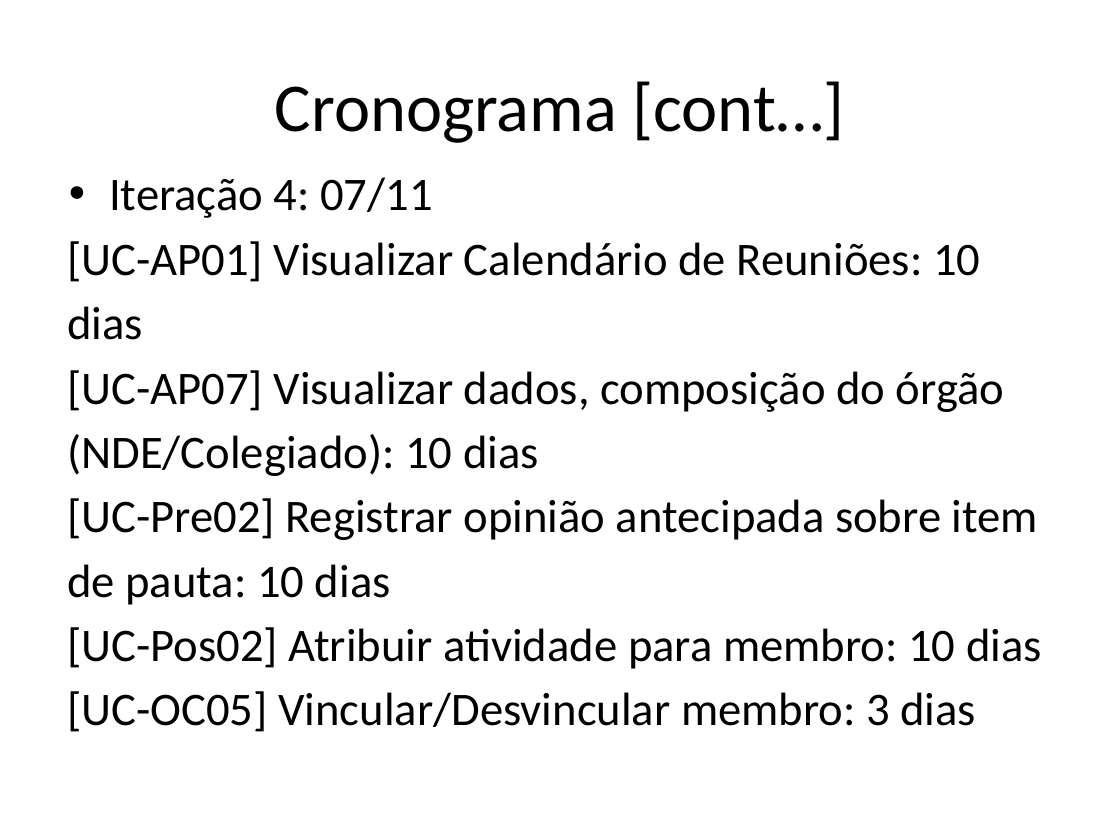
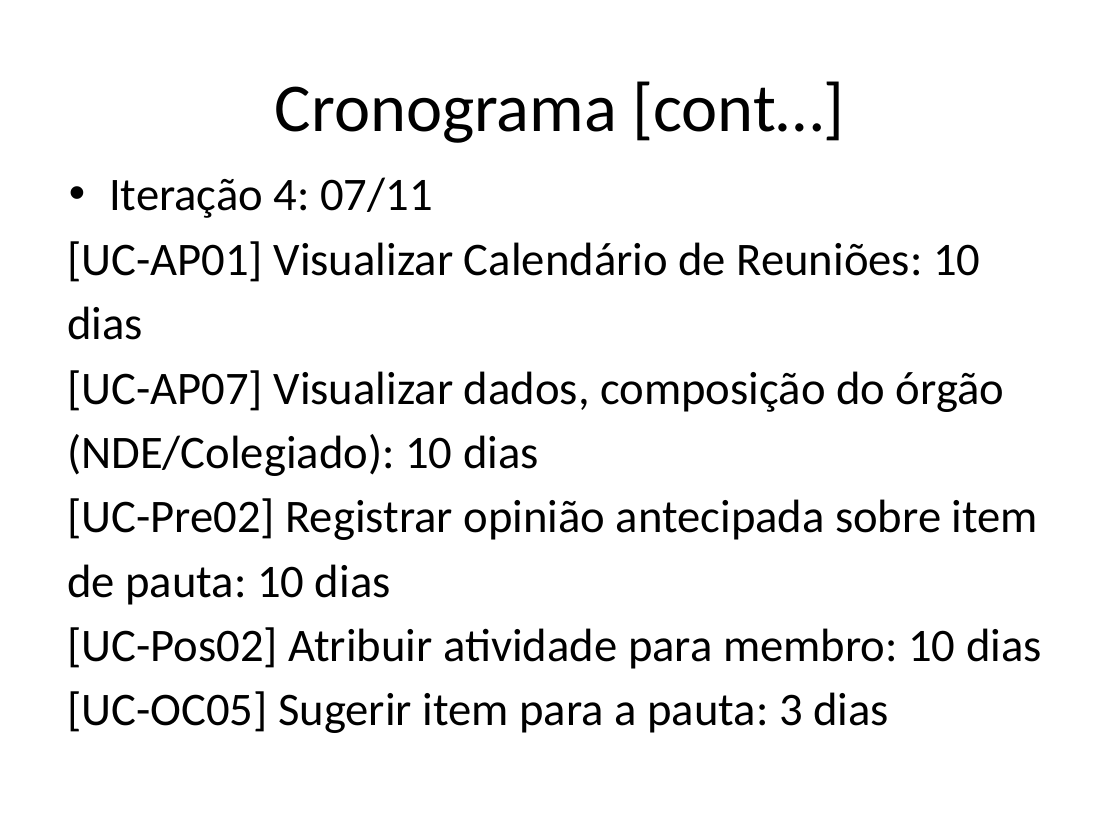
Before and after one commit to Antoniojustino4/sysmeeting, a slide deck: slide 11 of docs/PJ2/1 Interação/Template_Plano_de_Projeto.pptx. Drawn at 1120x840 pixels with LibreOffice and Linux fonts; fonts in the diff are those of the drawing. Boxes give left, top, right and bottom in pixels: in the first picture for what was removed or moved away, otherwise in the second. Text is boxed around its words. In the diff, an @@ line names an element or a change of style, - is before the commit and + after.

```diff
--- a/docs/PJ2/1 Interação/Template_Plano_de_Projeto.pptx
+++ b/docs/PJ2/1 Interação/Template_Plano_de_Projeto.pptx
@@ text at <box>67,691,889,733</box>: text changed @@
-[UC-OC05] Vincular/Desvincular membro: 3 dias
+[UC-OC05] Sugerir item para a pauta: 3 dias
```
Also in this commit, not shown: 4 other slides changed, 7 other files.
